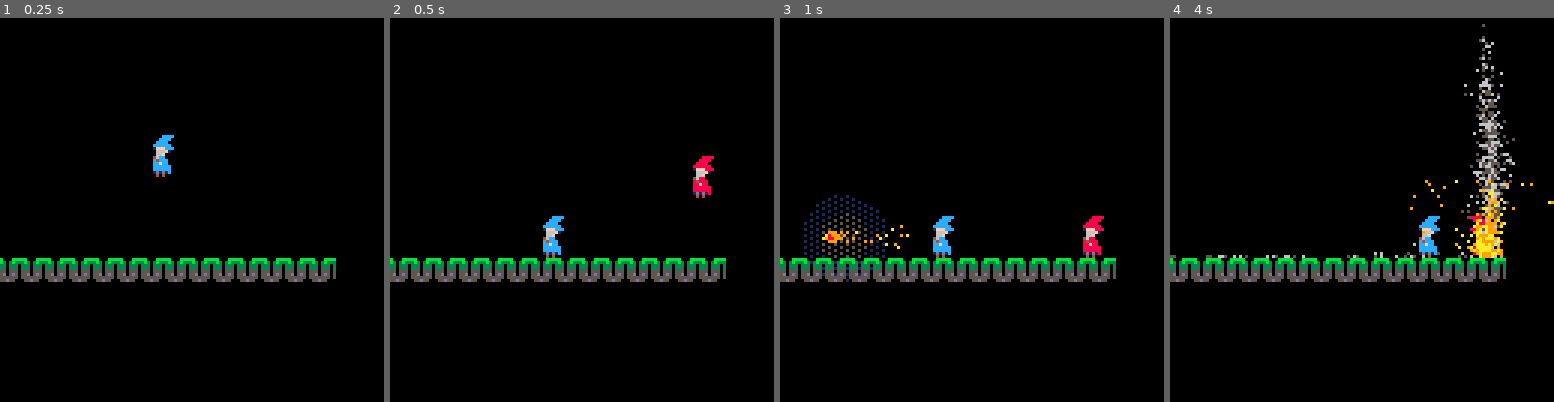
Above: before the commit, frames 1-4 (left to right).
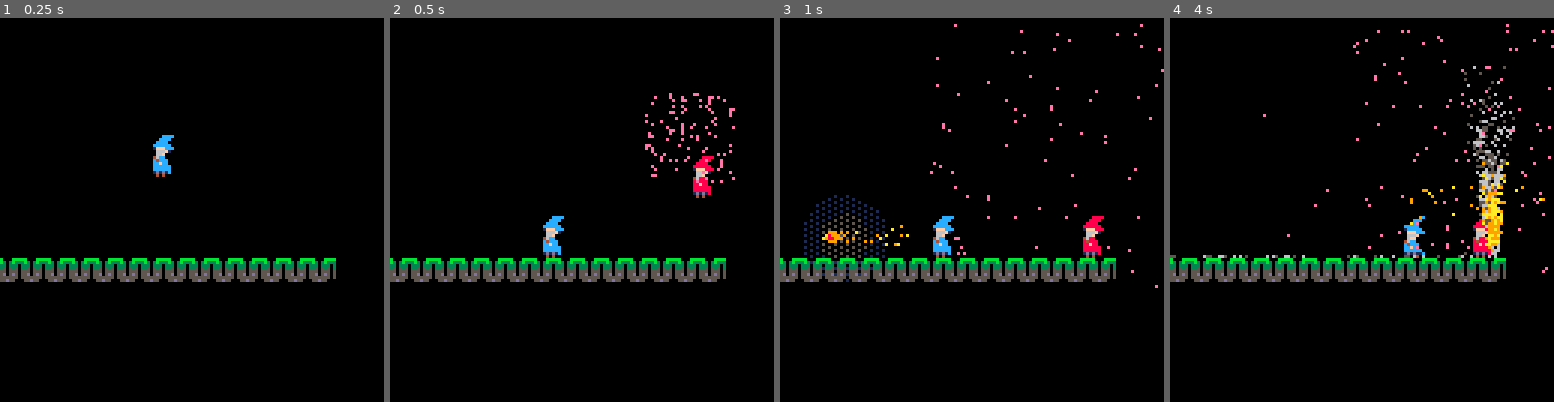
Above: after the commit, the same moments.

Repository: CalebHicks1/pico-8
Game: PICO-8 cartridge wizard.p8
The game is run twice, just before and just after one commit, with the same random seed, the same clock (stepped at 60 frames per second) and the same inputs.
Inputs:
- Up to frame 1 (0.25 s): no input
- Up to frame 2 (0.5 s): tap X (X key) at 0.33 s
- Up to frame 3 (1 s): tap O (Z key) at 0.7 s
- Up to frame 4 (4 s): tap X (X key) at 1.07, 1.85, 2.97 s; hold Right 1.6-2.1 s; tap O (Z key) every 0.4 s from 1.7 to 3.7 s; hold Up 2.15-2.42 s; hold Right 2.47-3.03 s; hold Left 3.08-3.58 s; hold Down 3.63-3.97 s

Frame 1 is identical in both runs. In frame 2, 0.6% of the frame differs, in the area x 66-90%, y 19-43%; in frame 3, 0.4%; in frame 4, 4.4%, in the area x 8-100%, y 1-67%.

Commit message:
teleport particles

Diff:
--- a/wizard.p8
+++ b/wizard.p8
@@ -71,10 +71,21 @@
 			dy=-1+rnd(1.5),
 			col=9+rnd(2), --random orange or yellow
 			ttl=20+rnd(25),
-			grav=-0.05,
+			grav=-0.3,
 			col2=5+rnd(2),
 			col2_timer=15,
 			friction=0.9-rnd(0.9)
+	}
+	elseif kind=="teleport" then
+		k = {
+			dx=-4+rnd(8),
+			dy=-4+rnd(8),
+			col=14, --random orange or yellow
+			ttl=20+rnd(25),
+			grav=0,
+			col2=5+rnd(2),
+			col2_timer=nil,
+			friction=0.95
 		}
 	end
 	-- use k as preset
@@ -99,6 +110,7 @@
 	if btnp(5) then
 		new_wiz = wizard(100,40,false)
 		add(wizards,new_wiz)
+		spawn_particles(100,"teleport",100,40)
 	end -- end if
 end
 
@@ -209,6 +221,7 @@
 	p.y+=p.dy
 	p.x+=p.dx
 	p.dx*=p.friction
+	p.dy*=p.friction
 	p.ttl-=1
 	if (p.ttl<=0) del(particles,p)
 	if clock_finished(p,"col2_timer") then
